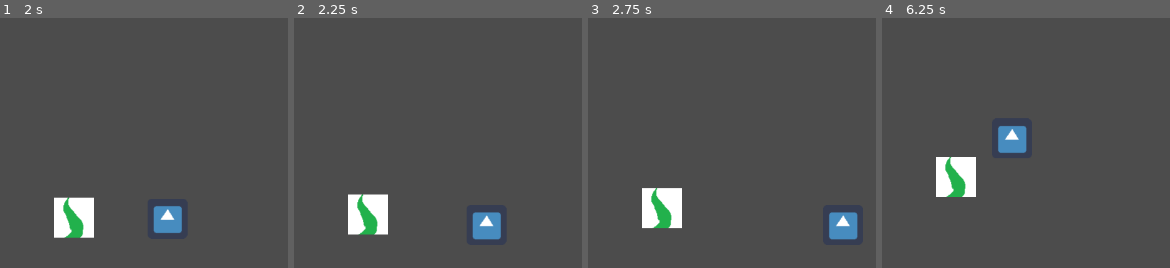
Above: before the commit, frames 1-4 (left to right).
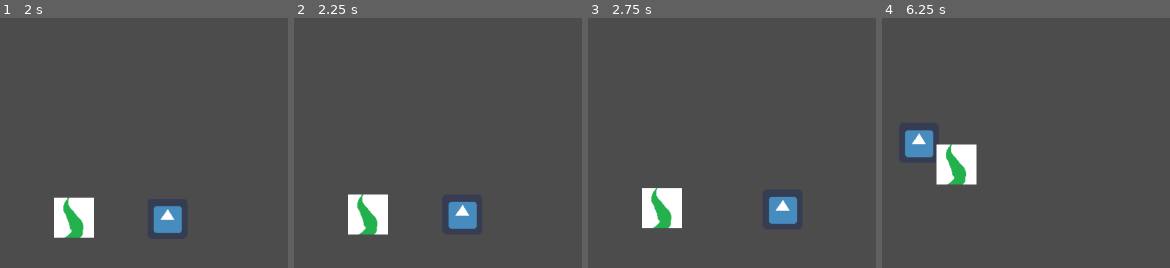
Above: after the commit, the same moments.

Repository: jasonmccollum/gmtk-jam-2020
Game: Godot game, scene res://Node2D.tscn
The game is run twice, just before and just after one commit, with the same random seed, the same clock (stepped at 60 frames per second) and the same inputs. The engine's default icon, where the game draws it, is replaced by a stand-in: a white triangle on a blue panel in a dark square.
Inputs:
- Up to frame 1 (2 s): tap Enter at 0.5 s; hold Right (right) 0.53-1.28 s; hold Down (down) from 1.28 s (still down)
- Up to frame 2 (2.25 s): release Down (down) at 2.03 s; hold Right (right) from 2.03 s (still down)
- Up to frame 3 (2.75 s): keep holding Right (right)
- Up to frame 4 (6.25 s): release Right (right) at 2.78 s; hold Up (up) 2.78-3.53 s; hold Left (left) 3.53-5.03 s; hold Down (down) 5.03-5.78 s; hold Right (right) from 5.78 s (still down)

Frame 1 is identical in both runs. In frame 2, 2.0% of the frame differs, in the area x 53-72%, y 73-89%; in frame 3, 2.2%; in frame 4, 4.2%, in the area x 7-51%, y 43-72%.

Commit message:
Insane movement
jiggles.

Diff:
--- a/KinematicBody2D.gd
+++ b/KinematicBody2D.gd
@@ -2,23 +2,44 @@
 
 export (int) var speed = 200
 
+#distorted view, phantom stuff, involuntary movement, cant hold onto vines
+var insanityLevel = 0
+var insaneMoveCount = 0
+const baseInsanityMovement = 2
+var isInsane = false
+
 var velocity = Vector2()
-
-# Declare member variables here. Examples:
-# var a = 2
-# var b = "text"
-
+var timer
 
 # Called when the node enters the scene tree for the first time.
 func _ready():
-	pass # Replace with function body.
+	SetTimer()
+	pass
 
+func SetTimer():
+	timer = Timer.new()
+	timer.set_wait_time( 2 )
+	timer.connect("timeout", self, "timeOut")
+	add_child(timer) #to process
+	timer.start()
 
-# Called every frame. 'delta' is the elapsed time since the previous frame.
-#func _process(delta):
-#	pass
+func timeOut():
+	timer.set_wait_time(randf()*5.0+1.0)
+	timer.start()
+
+	#test code
+	if(insanityLevel < 6):
+		insanityLevel += 1
+
+	isInsane = true
 
 func get_input():
+	if (isInsane and insanityLevel > 0):
+		HandleInsaneMovement()
+	else:
+		HandleNormalMovement()
+
+func HandleNormalMovement():
 	velocity = Vector2()
 	if Input.is_action_pressed('right'):
 		velocity.x += 1
@@ -28,12 +49,23 @@
 		velocity.y += 1
 	if Input.is_action_pressed('up'):
 		velocity.y -= 1
+
 	velocity = velocity.normalized() * speed
+
+func HandleInsaneMovement():
+	velocity.x = randf()*2.0-1.0
+	velocity.y = randf()*2.0-1.0
+	velocity = velocity.normalized() * (speed) * (insanityLevel)
+
+	insaneMoveCount+=1
+	if(insaneMoveCount >= 30):
+		isInsane = false
+		insaneMoveCount = 0
+
 
 func _physics_process(delta):
 	get_input()
 	velocity = move_and_slide(velocity)
 
-
 func _on_body_entered(_body):
 	velocity = 1
